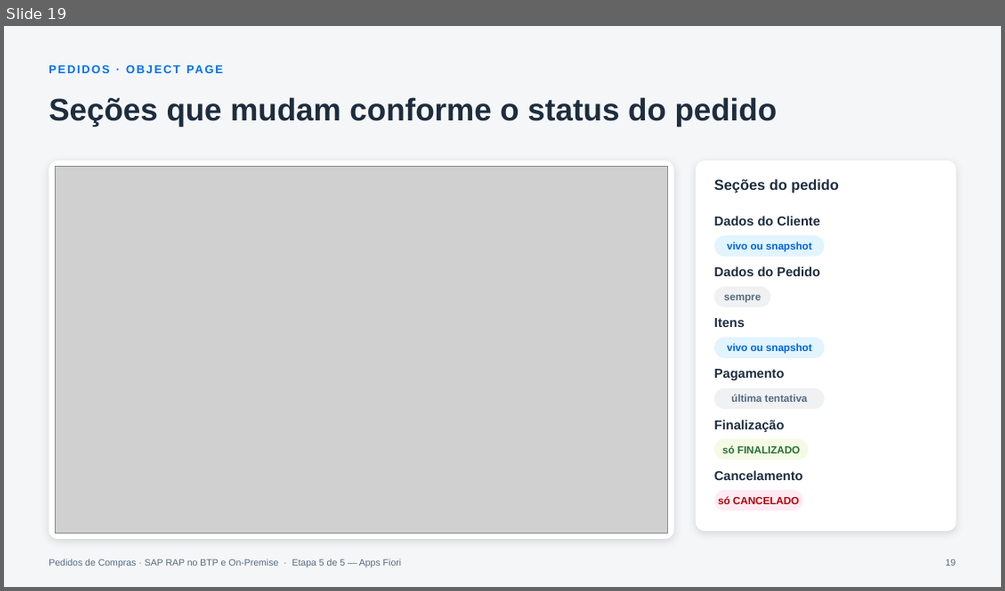
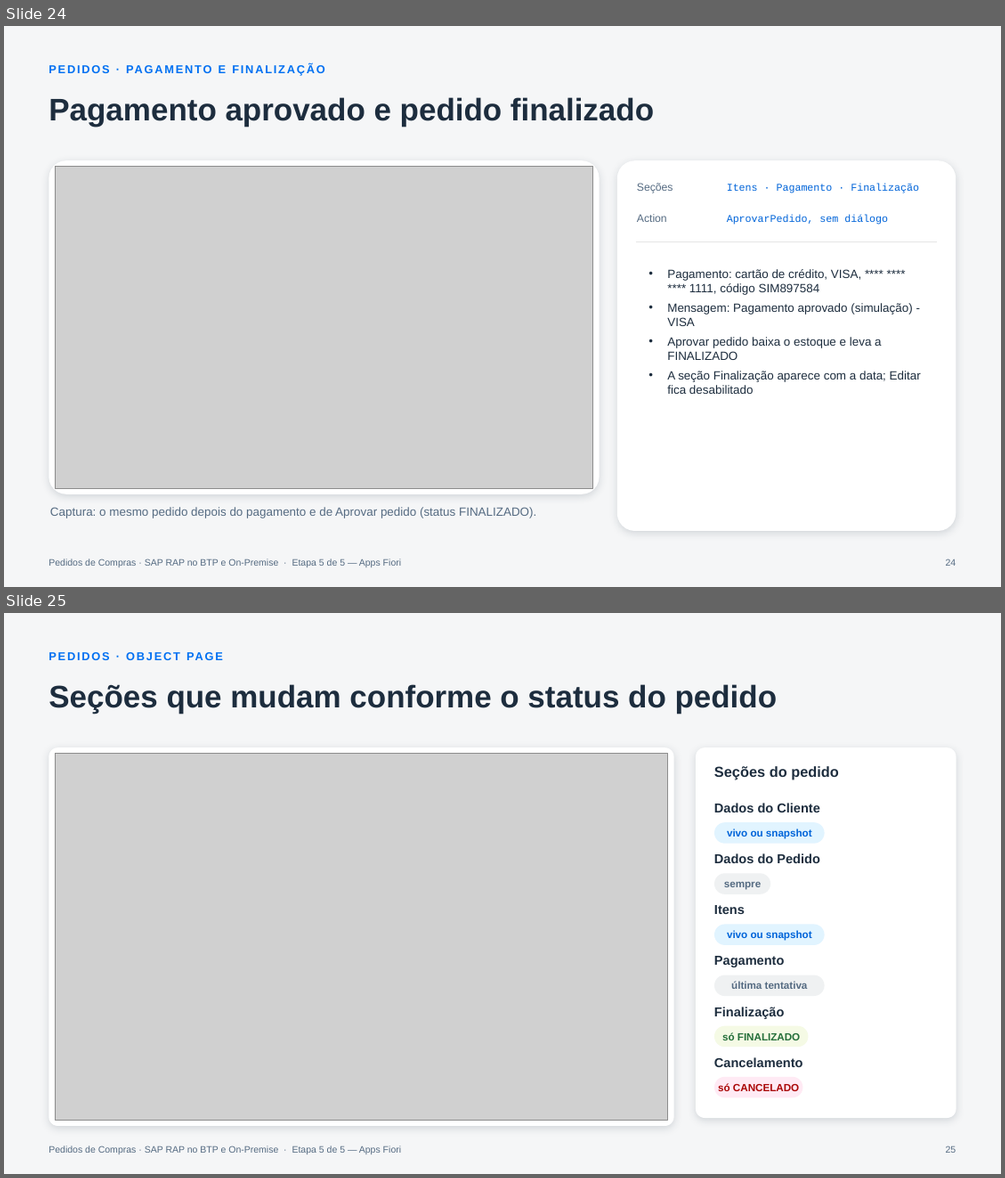
Before and after one commit to AdrianoBispo/sap-abap-rap-pedidos-de-compras-app, a slide deck: docs/apresentacoes/05-apps-fiori.pptx. Shown one above the other, each under a label of ours: slide 19 before the commit, slides 24 and 25 after it. The pictures are 1005x591 and 1005x1178 pixels, drawn with LibreOffice and Linux fonts; fonts in the diff are those of the drawing; grey boxes stand for pictures. Boxes give left, top, right and bottom in pixels: in the first picture for what was removed or moved away, otherwise in the second. Text is boxed around its words. In the diff, an @@ line names an element or a change of style, - is before the commit and + after.

```diff
--- a/docs/apresentacoes/05-apps-fiori.pptx
+++ b/docs/apresentacoes/05-apps-fiori.pptx
@@ slide 24 added at [4, 26, 1001, 587], background #F5F6F7; not listed: 1 template element that a slide beside it also shows @@
@@ text added at [58, 63, 66, 75], 11 pt, text #0070F2, bold @@
+PEDIDOS · PAGAMENTO E FINALIZAÇÃO
@@ title added at [48, 97, 654, 127], 30 pt, text #1D2D3E, bold @@
+Pagamento aprovado e pedido finalizado
@@ rounded rectangle added at [48, 160, 599, 494], fill #FFFFFF @@
@@ picture added at [55, 167, 593, 488] @@
@@ rounded rectangle added at [617, 160, 956, 531], fill #FFFFFF @@
@@ text added at [637, 183, 673, 193], 10.5 pt, text #556B82 @@
+Seções
@@ text added at [727, 184, 919, 193], 10 pt, text #0064D9 @@
+Itens · Pagamento · Finalização
@@ text added at [637, 214, 667, 222], 10.5 pt, text #556B82 @@
+Action
@@ text added at [727, 215, 888, 224], 10 pt, text #0064D9 @@
+AprovarPedido, sem diálogo
@@ line added from (636, 242) to (938, 242), #E5E5E5 1 pt @@
@@ text added at [667, 269, 921, 394], 11.5 pt, text #1D2D3E @@
+• Pagamento: cartão de crédito, VISA, **** **** **** 1111, código SIM897584
+• Mensagem: Pagamento aprovado (simulação) - VISA
+• Aprovar pedido baixa o estoque e leva a FINALIZADO
+• A seção Finalização aparece com a data; Editar fica desabilitado
@@ rounded rectangle added at [48, 503, 599, 533], 11.5 pt, text #556B82 @@
+Captura: o mesmo pedido depois do pagamento e de Aprovar pedido (status FINALIZADO).
@@ page number added at [946, 558, 956, 565], 9 pt, text #556B82 @@
+24
@@ what was slide 19 is now slide 25 @@
@@ page number at [946, 1145, 956, 1152]: text changed @@
-19
+25
```
Also in this commit, not shown: 11 other slides added.
